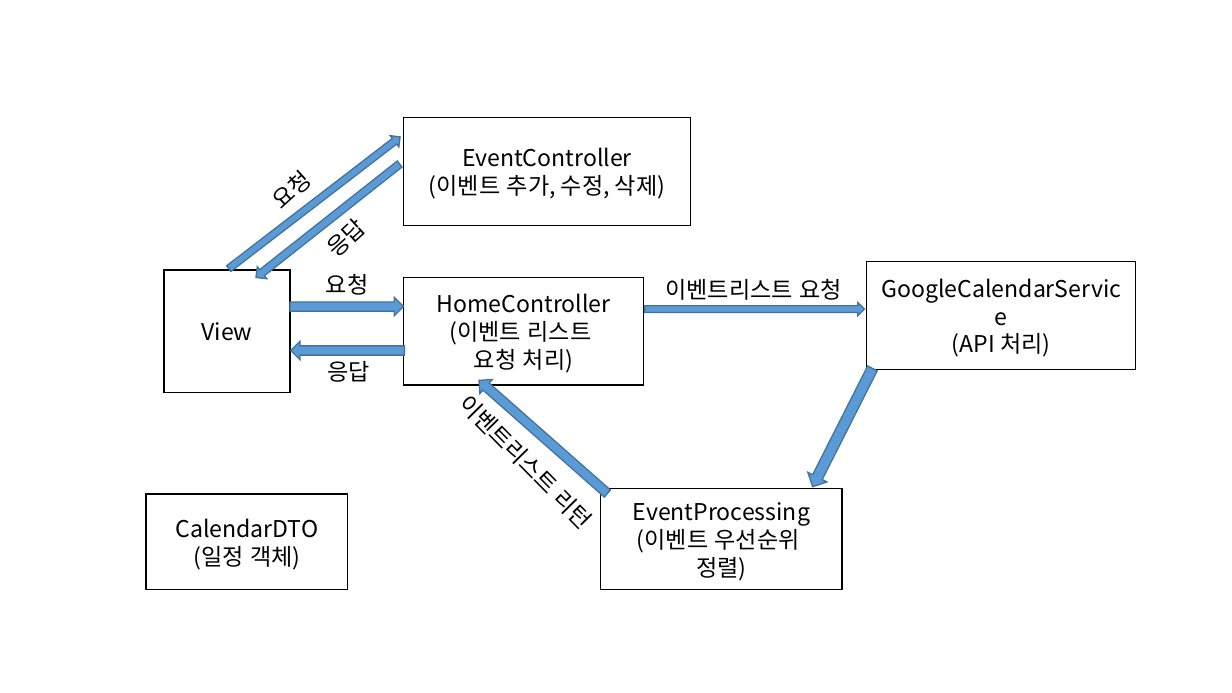
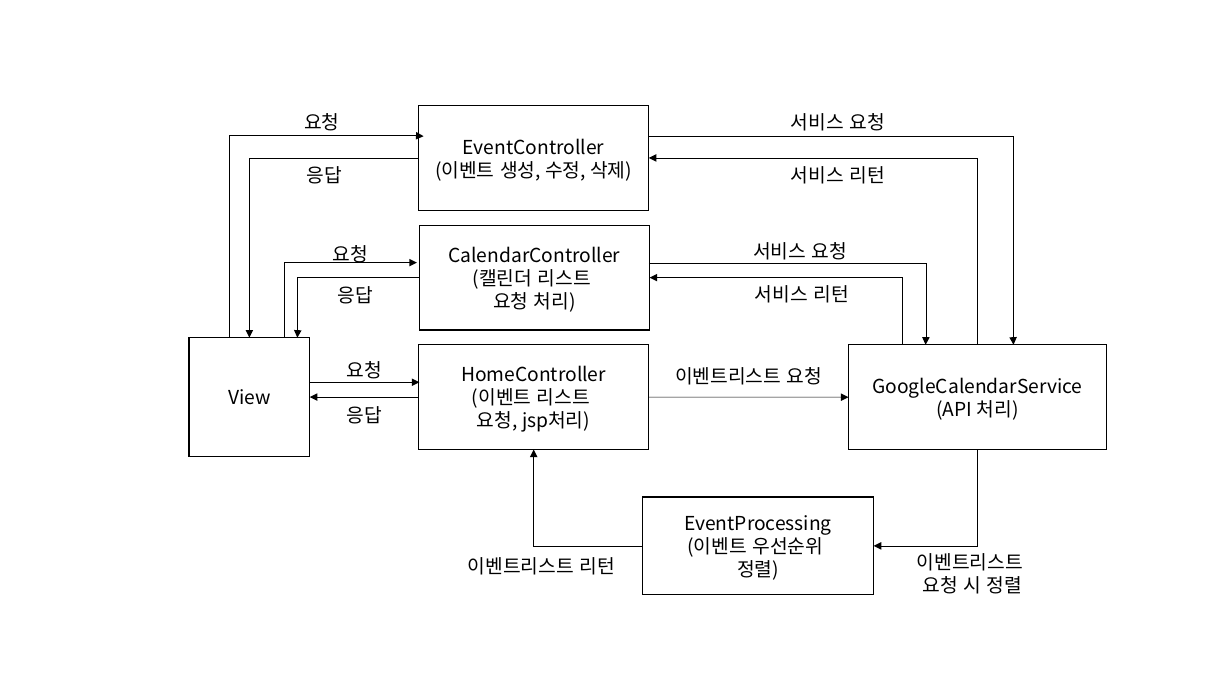
Before and after one commit to jangys/calendarProjectDocument, a slide deck: slide 1 of 클래스 설계도.pptx. Drawn at 1232x693 pixels with LibreOffice and Linux fonts; fonts in the diff are those of the drawing. Boxes give left, top, right and bottom in pixels: in the first picture for what was removed or moved away, otherwise in the second. Text is boxed around its words. In the diff, an @@ line names an element or a change of style, - is before the commit and + after.

```diff
--- a/클래스 설계도.pptx
+++ b/클래스 설계도.pptx
@@ text "요청" at bbox=[304, 113, 339, 131]: size 18 to 15 pt; rotation 317 to 0 degrees @@
@@ text "요청": place and size @@
-text "요청" at bbox=[282, 187, 298, 216]
+text "요청" at bbox=[304, 113, 339, 131]
@@ rectangle "EventController": place and size @@
-rectangle "EventController" at bbox=[404, 117, 691, 226]
+rectangle "EventController" at bbox=[419, 105, 649, 210]
@@ group removed at bbox=[146, 132, 882, 591]: 7 right arrows, 1 rectangle @@
-CalendarDTO
-(일정 객체)
@@ text in rectangle at bbox=[463, 138, 605, 155]: size 18 to 15 pt in "EventController" @@
@@ text "응답": place and size @@
-text "응답" at bbox=[336, 235, 352, 255]
+text "응답" at bbox=[307, 166, 342, 184]
@@ text "응답" at bbox=[307, 166, 342, 184]: size 18 to 15 pt; rotation 317 to 0 degrees @@
@@ text in rectangle at bbox=[435, 161, 632, 181]: text changed; size 18 to 15 pt @@
-(이벤트 추가, 수정, 삭제)
+(이벤트 생성, 수정, 삭제)
@@ group added at bbox=[229, 113, 1023, 594]: 10 elbow arrows, 7 texts, 3 arrows, 1 rectangle @@
+서비스 요청
+CalendarController
+(캘린더 리스트
+요청 처리)
+서비스 리턴
+요청
+응답
+이벤트리스트
+요청 시 정렬
+서비스 요청
+서비스 리턴
@@ rectangle "View": place and size @@
-rectangle "View" at bbox=[164, 270, 289, 393]
+rectangle "View" at bbox=[189, 337, 311, 457]
@@ size 18 to 15 pt in 6 elements at bbox=[642, 497, 873, 595], bbox=[346, 406, 381, 424], bbox=[189, 337, 311, 457], bbox=[675, 367, 822, 385], bbox=[848, 345, 1106, 449], bbox=[346, 361, 381, 383] @@
@@ text "요청": place and size @@
-text "요청" at bbox=[326, 273, 369, 295]
+text "요청" at bbox=[346, 361, 381, 383]
@@ rectangle "HomeController": place and size @@
-rectangle "HomeController" at bbox=[404, 277, 644, 385]
+rectangle "HomeController" at bbox=[419, 345, 649, 449]
@@ rectangle "GoogleCalendarService": place and size @@
-rectangle "GoogleCalendarService" at bbox=[867, 262, 1137, 370]
+rectangle "GoogleCalendarService" at bbox=[848, 345, 1106, 449]
@@ text in rectangle at bbox=[461, 365, 606, 408]: size 18 to 15 pt in "HomeController", "(이벤트 리스트" @@
@@ text "이벤트리스트 요청": place and size @@
-text "이벤트리스트 요청" at bbox=[665, 278, 842, 300]
+text "이벤트리스트 요청" at bbox=[675, 367, 822, 385]
@@ text "응답": place and size @@
-text "응답" at bbox=[327, 361, 370, 382]
+text "응답" at bbox=[346, 406, 381, 424]
@@ text in rectangle at bbox=[477, 411, 590, 432]: text changed; size 18 to 15 pt @@
-요청 처리)
+요청, jsp처리)
@@ rectangle "EventProcessing": place and size @@
-rectangle "EventProcessing" at bbox=[601, 489, 842, 590]
+rectangle "EventProcessing" at bbox=[642, 497, 873, 595]
@@ text "이벤트리스트 리턴": place and size @@
-text "이벤트리스트 리턴" at bbox=[451, 406, 593, 529]
+text "이벤트리스트 리턴" at bbox=[468, 557, 614, 575]
@@ text "이벤트리스트 리턴" at bbox=[468, 557, 614, 575]: size 18 to 15 pt; rotation 45 to 0 degrees @@
```
Also in this commit, not shown: 1 slide added, 3 other files.
